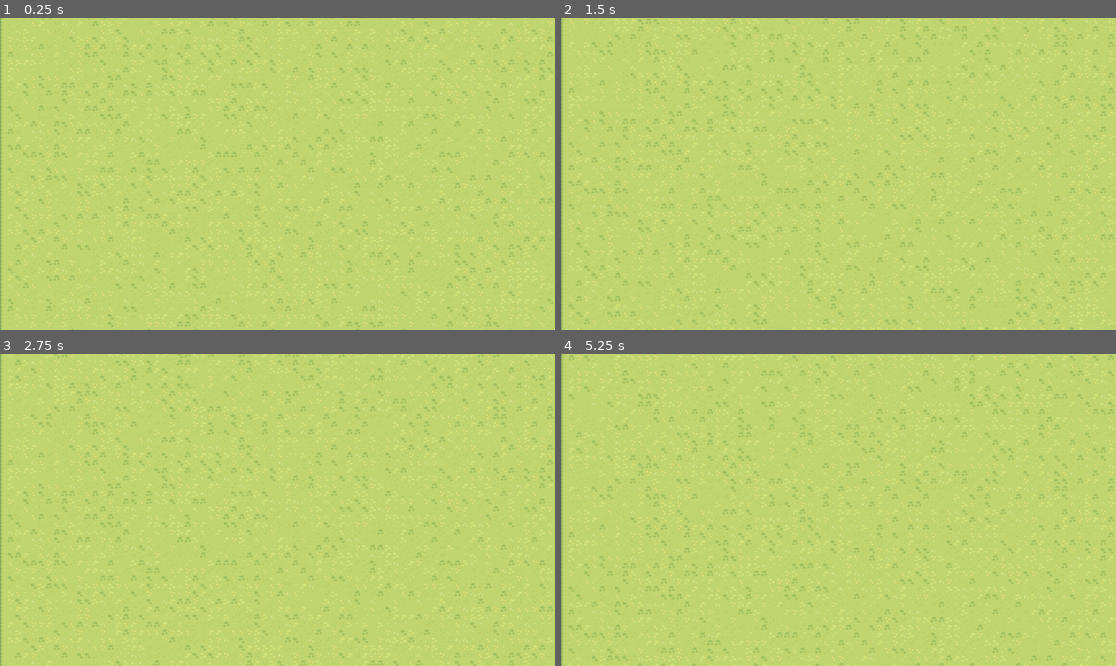
Above: before the commit, frames 1-4 (two rows, left to right).
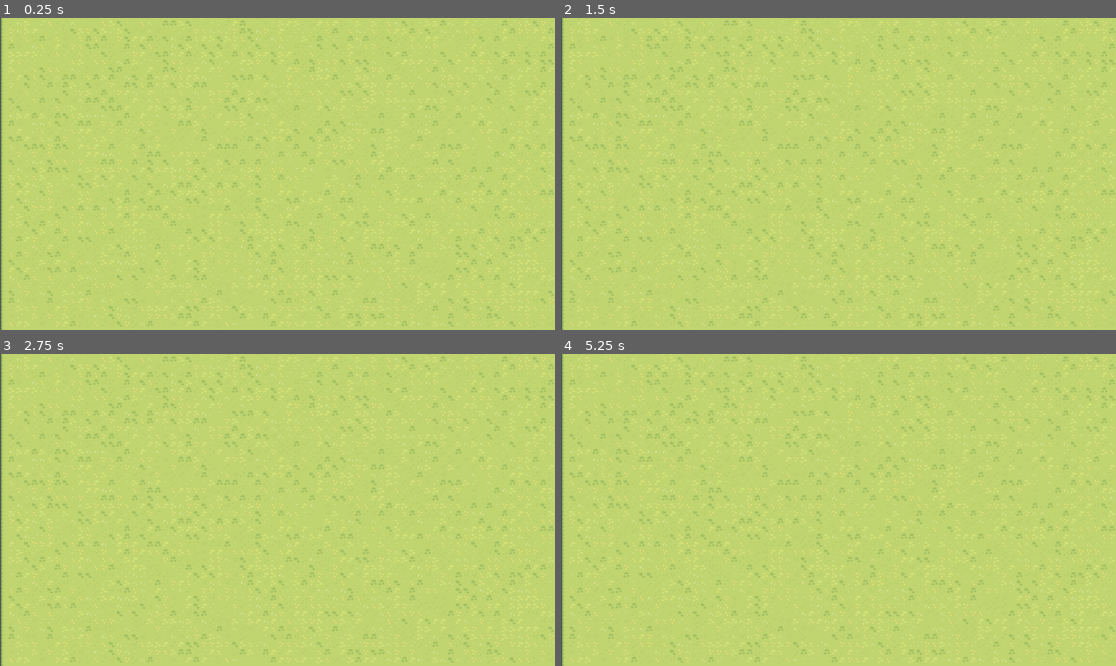
Above: after the commit, the same moments.

Repository: cbwhickstein/Mini-Jame-Gam-29
Game: Godot game, scene res://Scenes/background.tscn
Two runs of this game, one before a commit and one after it. Both use one fixed random seed, a clock stepped at 60 frames per second and the inputs below. This scene is started directly instead of the project's main scene.
Inputs:
- Up to frame 1 (0.25 s): no input
- Up to frame 2 (1.5 s): no input
- Up to frame 3 (2.75 s): no input
- Up to frame 4 (5.25 s): no input

The runs differ from the first frame. In frame 1, 8.9% of the frame differs, in the area x 0-100%, y 0-100%; in frame 2, 9.4%; in frame 3, 9.5%; in frame 4, 9.5%.

Commit message:
cleaned background script. Added a functionallity to get the player node

Diff:
--- a/game/Scenes/background.tscn
+++ b/game/Scenes/background.tscn
@@ -513,8 +513,6 @@
 terrain_set_0/terrain_0/color = Color(0.5, 0.34375, 0.25, 1)
 sources/0 = SubResource("TileSetAtlasSource_0hs35")
 
-[sub_resource type="CircleShape2D" id="CircleShape2D_rv2hi"]
-
 [node name="Background" type="Node2D"]
 position = Vector2(0, 643)
 script = ExtResource("1_5nbgb")
@@ -523,12 +521,3 @@
 texture_filter = 1
 tile_set = SubResource("TileSet_p1ifv")
 format = 2
-
-[node name="StaticBody2D" type="StaticBody2D" parent="."]
-position = Vector2(0, -644)
-
-[node name="CollisionShape2D" type="CollisionShape2D" parent="StaticBody2D"]
-shape = SubResource("CircleShape2D_rv2hi")
-
-[node name="Camera2D" type="Camera2D" parent="StaticBody2D"]
-position = Vector2(578, 323)
--- a/game/scripts/background.gd
+++ b/game/scripts/background.gd
@@ -1,8 +1,8 @@
 extends Node2D
+
 
 # Subnodes
 @onready var tile_map: TileMap = $TileMap
-@onready var static_body_2d: StaticBody2D = $StaticBody2D
 
 # global variables
 var map_width = 100
@@ -13,9 +13,7 @@
 
 var row_list: Array = []
 
-# INFO:
-# erase_cell(layer: int, coords: Vector2i)
-# set_cell(layer: int, coords: Vector2i)
+var player: CharacterBody2D = null
 
 # Called when the node enters the scene tree for the first time.
 func _ready():
@@ -27,33 +25,27 @@
 			row_list[0].push_front(current_pos)
 		tile_map.set_cells_terrain_connect(0,row_list[0],0,0)
 
-	print(row_list.size())
-
-
+	# connect to player node for movement capturing
+	player = get_node("Player")
+	if player == null:
+		print("Player could not connect to background node")
 
 
 # Called every frame. 'delta' is the elapsed time since the previous frame.
-func _process(delta):
-	# tmp code for scroll animation
-	static_body_2d.move_and_collide(Vector2(0,-1))
-	player_coords = static_body_2d.position
+func _process(_delta):
 
-	# if player_cords are moveing a new tile row gets created and saved in row_list
-	if (abs(player_coords.y - player_old_coords.y) > 10.0):
-		# reset condition
-		player_old_coords = player_coords
+	if (player != null):
+		# if player_cords are moveing a new tile row gets created and saved in row_list
+		if (abs(player.position.y - player_old_coords.y) > 10.0):
+			# reset condition
+			player_old_coords = player.position
 
-		# create new row
-		row_list.push_front([])
-		print(row_list.size())
-		for w in range(0, map_width):
-			var current_pos = Vector2i(w, row_list[1][0].y - 1)
-			row_list[0].push_front(current_pos)
-		print(row_list[0][0].y)
-		# set row
-		tile_map.set_cells_terrain_connect(0,row_list[0],0,0)
+			# create new row
+			row_list.push_front([])
+			print(row_list.size())
+			for w in range(0, map_width):
+				var current_pos = Vector2i(w, row_list[1][0].y - 1)
+				row_list[0].push_front(current_pos)
 
-		# remove last row
-		#var last_row = row_list.pop_back()
-		#for pos in last_row:
-		#	tile_map.set_cell(0, pos)
+			# set row
+			tile_map.set_cells_terrain_connect(0,row_list[0],0,0)
Not shown: 1 places in game/Scenes/background.tscn that only renumber resources
